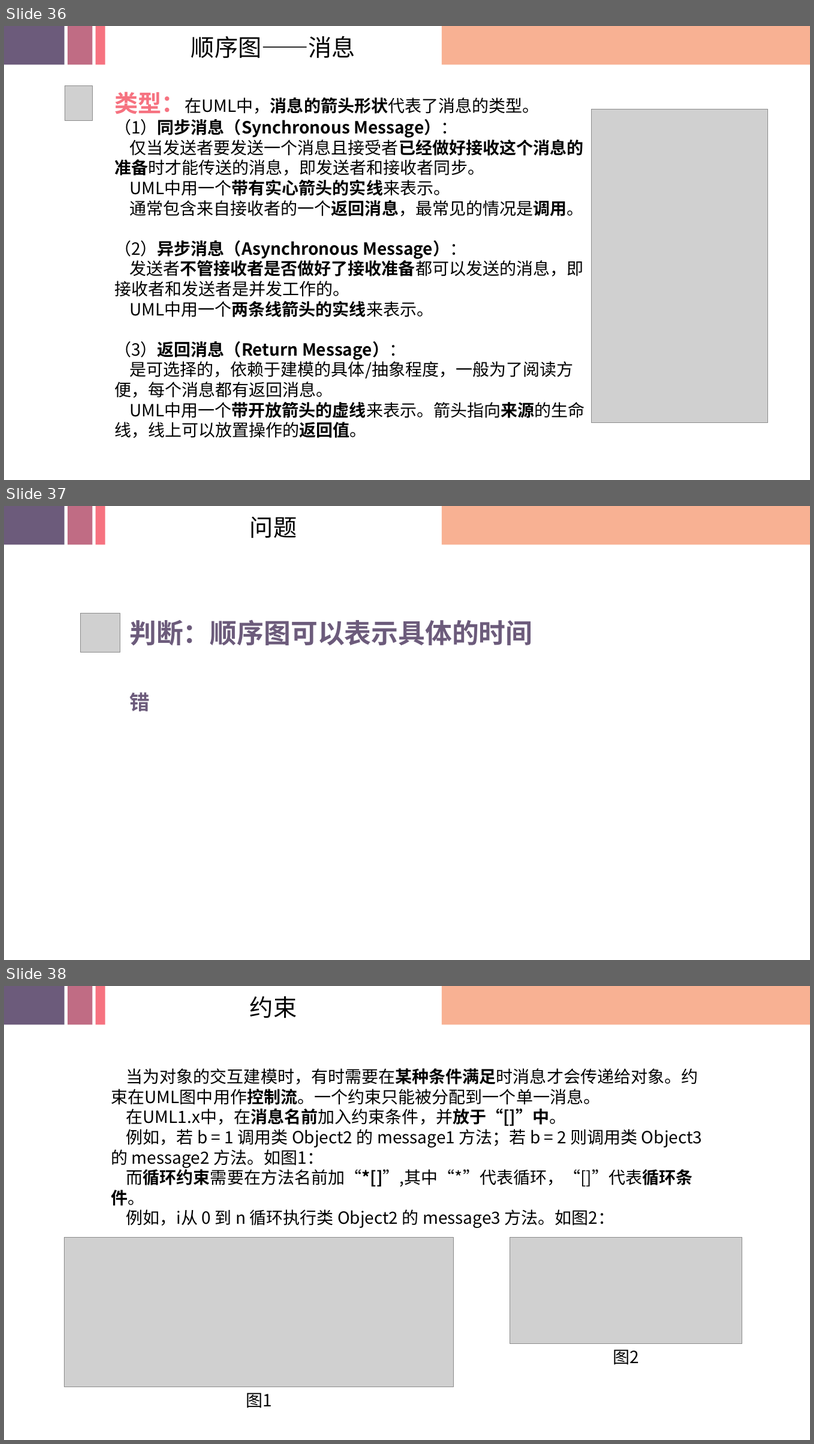
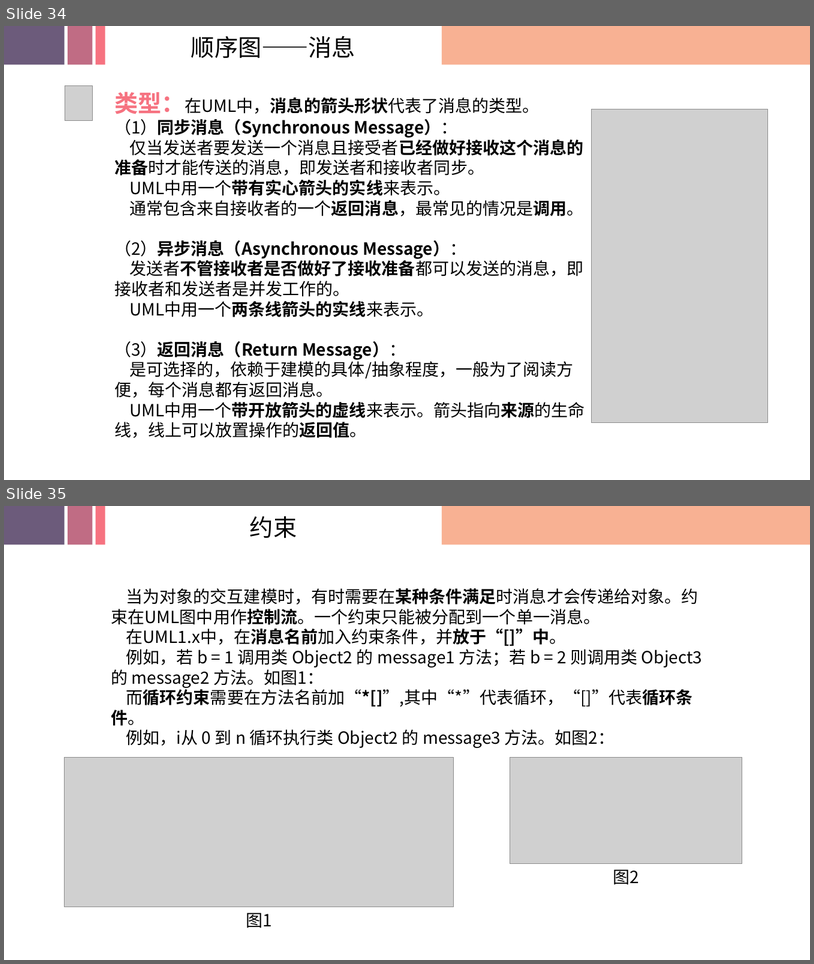
Before and after one commit to SRA2021-G04/project, a slide deck: 非受控文件/翻转课堂/SRA2021-G04-翻转课堂03.pptx. Shown one above the other, each under a label of ours: slides 36, 37 and 38 before the commit, slides 34 and 35 after it. The pictures are 814x1444 and 814x964 pixels, drawn with LibreOffice and Linux fonts; fonts in the diff are those of the drawing; grey boxes stand for pictures; background and template pictures are left out. Boxes give left, top, right and bottom in pixels: in the first picture for what was removed or moved away, otherwise in the second. Text is boxed around its words. In the diff, an @@ line names an element or a change of style, - is before the commit and + after.

```diff
--- a/非受控文件/翻转课堂/SRA2021-G04-翻转课堂03.pptx
+++ b/非受控文件/翻转课堂/SRA2021-G04-翻转课堂03.pptx
@@ slide 37 removed at box(4, 506, 810, 960), background picture (left out) @@
@@ rectangle removed at box(4, 506, 65, 545) @@
@@ rectangle removed at box(68, 506, 92, 545) @@
@@ rectangle removed at box(95, 506, 105, 545) @@
@@ text removed at box(250, 517, 297, 538) @@
-问题
@@ rectangle removed at box(442, 506, 810, 545) @@
@@ picture removed at box(81, 613, 120, 652) @@
@@ text removed at box(129, 619, 533, 645) @@
-判断：顺序图可以表示具体的时间
@@ text removed at box(129, 692, 150, 711) @@
-错
@@ what was slide 36 is now slide 34 @@
@@ what was slide 38 is now slide 35 @@
```
Also in this commit, not shown: 2 slides changed, 4 slides added, 3 other slides removed.
